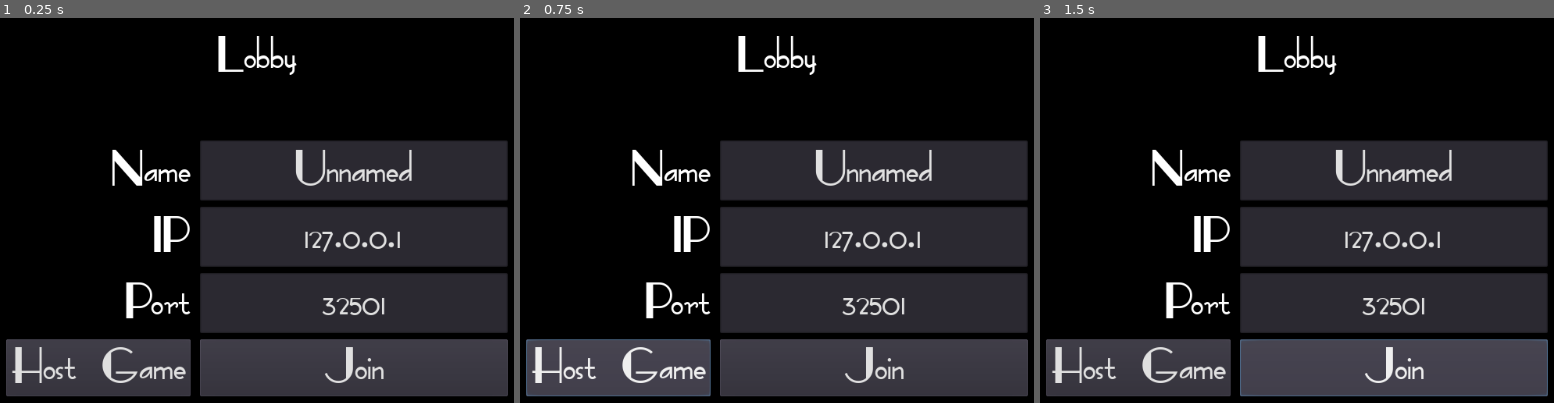
Above: before the commit, frames 1-3 (left to right).
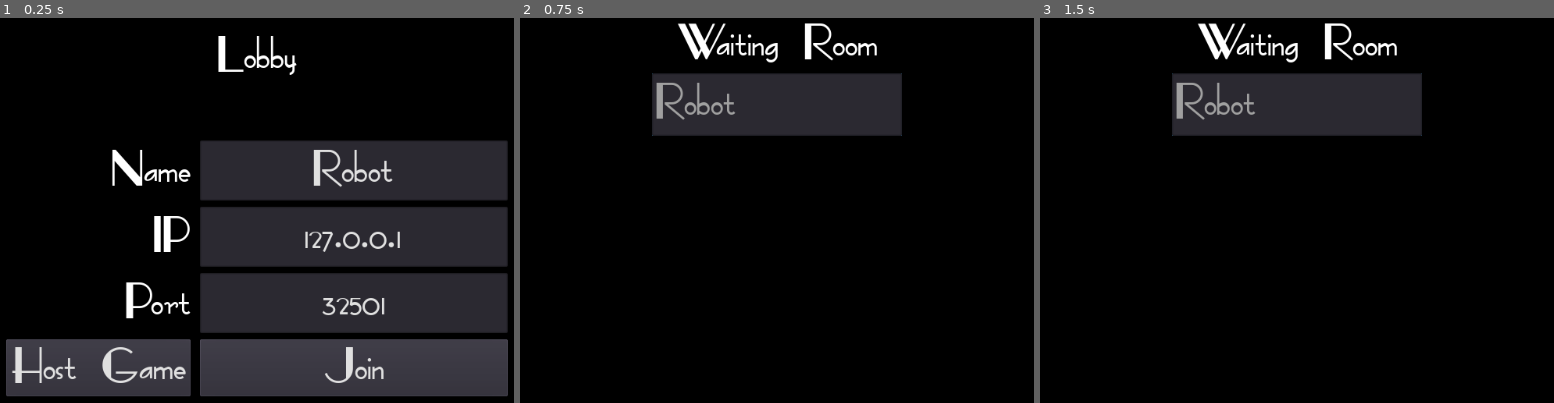
Above: after the commit, the same moments.

Repository: Vardantex/Getaway-Tutorial
Game: Godot game, scene res://Lobby/Lobby.tscn
Same seed, same stepped clock (60 frames per second), same inputs: the game is played once before the commit and once after it.
Inputs:
- Up to frame 1 (0.25 s): no input
- Up to frame 2 (0.75 s): click "Host Game" at 0.5 s
- Up to frame 3 (1.5 s): click "Join" at 1.25 s

The runs differ from the first frame. In frame 1, 0.8% of the frame differs, in the area x 57-81%, y 34-44%; in frame 2, 53%; in frame 3, 53%, in the area x 1-99%, y 1-99%.

Commit message:
Function: Updating the multiplayer waiting lobby

Diff:
--- a/Godot Getaway/Lobby/Lobby.gd
+++ b/Godot Getaway/Lobby/Lobby.gd
@@ -1,12 +1,38 @@
 extends Control
 
+onready var nameTextBox = $VBoxContainer/CenterContainer/GridContainer/NameTextBox
+onready var port = $VBoxContainer/CenterContainer/GridContainer/PortTextBox
+onready var selected_IP = $VBoxContainer/CenterContainer/GridContainer/IPTextBox
 
 func _ready() -> void:
-	$VBoxContainer/CenterContainer/GridContainer/NameTextBox.text = Saves.save_data["Player_name"]
+	nameTextBox.text = Saves.save_data["Player_name"]
+	#set the selected ip and port as default from Network.gd
+	selected_IP.text = Network.DEFAULT_IP
+	#port has to be casted as a string
+	port.text = str(Network.DEFAULT_PORT)
+
+func _on_HostButton_pressed() -> void:
+	Network.selected_port = int(port.text)
+
+	Network.create_server()
+	#show the waiting lobby GUI
+	create_waiting_room()
+
+func _on_JoinButton_pressed() -> void:
+	Network.selected_port = int(port.text)
+	Network.selected_IP = selected_IP.text
+
+	Network.connect_to_server()
+	#show the waiting lobby GUI
+	create_waiting_room()
+
+func _on_NameTextBox_text_changed(new_text: String) -> void:
+	Saves.save_data["Player_name"] = nameTextBox.text
+	Saves.save_game()
 
 
-func _on_HostButton_pressed() -> void:
-	Network.create_server()
-
-func _on_JoinButton_pressed() -> void:
-	Network.connect_to_server()
+#Create the waiting lobby GUI
+func create_waiting_room():
+	$WaitingRoom.popup_centered()
+	#Refresh players on the network
+	$WaitingRoom.refresh_players(Network.players)
--- a/Godot Getaway/Lobby/Lobby.tscn
+++ b/Godot Getaway/Lobby/Lobby.tscn
@@ -100,8 +100,8 @@
 margin_bottom = 328.0
 text = "Join"
 
-[node name="WaitingRoom" parent="." instance=ExtResource( 2 )]
-visible = true
+[node name="WaitingRoom" parent="." groups=["WaitingRoom"] instance=ExtResource( 2 )]
 
+[connection signal="text_changed" from="VBoxContainer/CenterContainer/GridContainer/NameTextBox" to="." method="_on_NameTextBox_text_changed"]
 [connection signal="pressed" from="VBoxContainer/CenterContainer/GridContainer/HostButton" to="." method="_on_HostButton_pressed"]
 [connection signal="pressed" from="VBoxContainer/CenterContainer/GridContainer/JoinButton" to="." method="_on_JoinButton_pressed"]
--- /dev/null
+++ b/Godot Getaway/Lobby/WaitingRoom.gd
@@ -0,0 +1,16 @@
+extends Popup
+
+onready var PlayerList = $VBoxContainer/CenterContainer/ItemList
+
+func _ready() -> void:
+	PlayerList.clear()
+
+#Refresh the list of players in the lobby
+func refresh_players(players):
+	PlayerList.clear()
+
+	for player_id in players:
+		#JSON requires keys to be a string
+		var player = players[player_id]["Player_name"]
+		#Item(var, does it have a texture, is it selectable)
+		PlayerList.add_item(player, null, false)
--- a/Godot Getaway/Lobby/WaitingRoom.tscn
+++ b/Godot Getaway/Lobby/WaitingRoom.tscn
@@ -1,30 +1,33 @@
-[gd_scene format=2]
+[gd_scene load_steps=2 format=2]
+
+[ext_resource path="res://Lobby/WaitingRoom.gd" type="Script" id=1]
 
 [node name="WaitingRoom" type="Popup"]
 anchor_right = 1.0
 anchor_bottom = 1.0
+script = ExtResource( 1 )
 
 [node name="ColorRect" type="ColorRect" parent="."]
 anchor_right = 1.0
 anchor_bottom = 1.0
 color = Color( 0, 0, 0, 1 )
 
-[node name="VBoxContainer" type="VBoxContainer" parent="ColorRect"]
+[node name="VBoxContainer" type="VBoxContainer" parent="."]
 anchor_right = 1.0
 anchor_bottom = 1.0
 
-[node name="Label" type="Label" parent="ColorRect/VBoxContainer"]
+[node name="Label" type="Label" parent="VBoxContainer"]
 margin_right = 1024.0
 margin_bottom = 14.0
 text = "Waiting Room"
 align = 1
 
-[node name="CenterContainer" type="CenterContainer" parent="ColorRect/VBoxContainer"]
+[node name="CenterContainer" type="CenterContainer" parent="VBoxContainer"]
 margin_top = 18.0
 margin_right = 1024.0
 margin_bottom = 63.0
 
-[node name="ItemList" type="ItemList" parent="ColorRect/VBoxContainer/CenterContainer"]
+[node name="ItemList" type="ItemList" parent="VBoxContainer/CenterContainer"]
 margin_left = 352.0
 margin_right = 672.0
 margin_bottom = 45.0
--- a/Godot Getaway/Networking/Network.gd
+++ b/Godot Getaway/Networking/Network.gd
@@ -4,7 +4,14 @@
 const DEFAULT_PORT =  32501
 const MAX_PLAYERS = 4
 
+var selected_port
+var selected_IP
+
 var local_player_id = 0
+
+#Needs to be shared from server to ALL clients
+sync var players = {}
+sync var player_data = {}
 
 signal player_disconnected
 signal server_disconnected
@@ -21,11 +28,11 @@
 	#Create a network multiplayer instance
 	var peer = NetworkedMultiplayerENet.new()
 	#Create a server [port, # of users]
-	peer.create_server(DEFAULT_PORT,MAX_PLAYERS)
+	peer.create_server(selected_port,MAX_PLAYERS)
 
 #	This will assign a rng # to a player (Server default 1)
 	get_tree().set_network_peer(peer)
-	set_local_player_id()
+	add_to_player_list()
 	print("Server has been created")
 	print("I am " + str(local_player_id))
 
@@ -36,25 +43,36 @@
 	var peer = NetworkedMultiplayerENet.new()
 	get_tree().connect("connected_to_server", self, "_connected_to_server")
 
-	peer.create_client(DEFAULT_IP, DEFAULT_PORT)
+	peer.create_client(selected_IP, selected_port)
 	get_tree().set_network_peer(peer)
-	set_local_player_id()
 
-func set_local_player_id():
+func add_to_player_list():
 	local_player_id = get_tree().get_network_unique_id()
+	player_data = Saves.save_data
+	players[local_player_id] = player_data
+
 
 func _connected_to_server():
+	add_to_player_list()
 #Use RPC to send info ["method name", variable]
-	rpc("_send_player_info", local_player_id)
+	rpc("_send_player_info", local_player_id, player_data)
 
 
 
 #create a remote method to send player info for every OTHER player
-remote func _send_player_info(id):
+remote func _send_player_info(id, player_info):
+	players[id] = player_info
+
 	if local_player_id ==1:
+		rset("players", players)
+		rpc("update_waiting_room")
 		print(str(id) + " has connected." )
 
 
 func _on_player_connected(id):
 	if not get_tree().is_network_server():
 		print(str(id) + " has connected." )
+
+#Refresh the waiting room lobby for all players
+sync func update_waiting_room():
+	get_tree().call_group("WaitingRoom", "refresh_players", players)
--- a/Godot Getaway/Saves/SavedGame.json
+++ b/Godot Getaway/Saves/SavedGame.json
@@ -1 +1 @@
-{"Player_name":"Unnamed"}
+{"Player_name":"Robot"}
